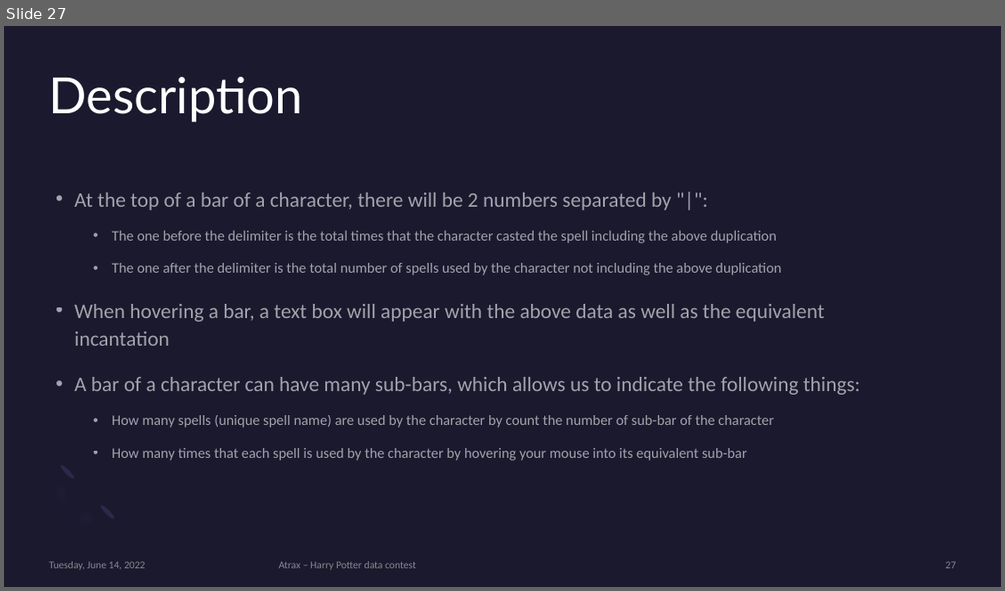
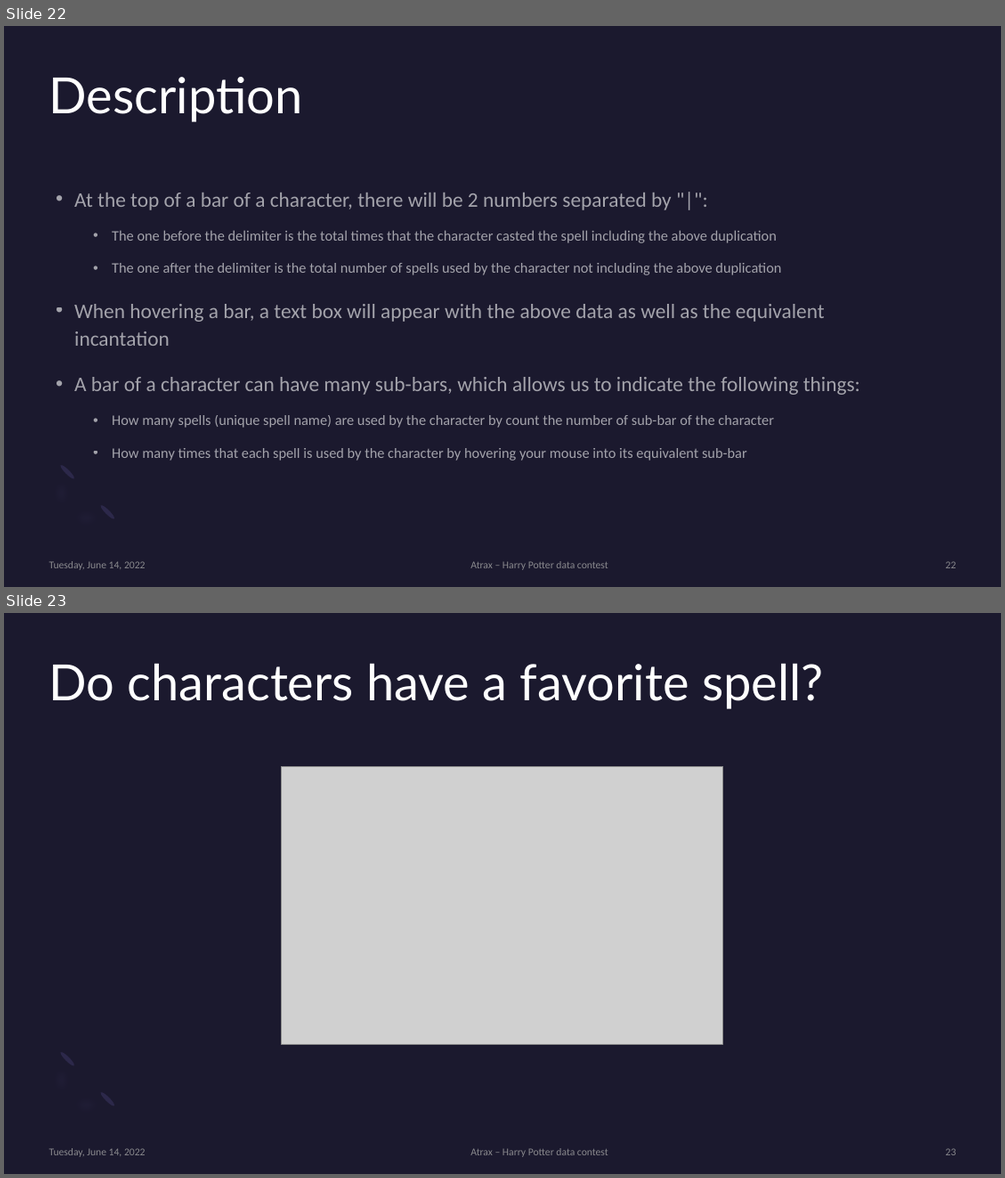
Before and after one commit to nhhphuoc1993/data_contest_harry_portter, a slide deck: The analysis of Harry Potter dataset.pptx. Shown one above the other, each under a label of ours: slide 27 before the commit, slides 22 and 23 after it. The pictures are 1005x591 and 1005x1178 pixels, drawn with LibreOffice and Linux fonts; fonts in the diff are those of the drawing; grey boxes stand for pictures. Boxes give left, top, right and bottom in pixels: in the first picture for what was removed or moved away, otherwise in the second. Text is boxed around its words. In the diff, an @@ line names an element or a change of style, - is before the commit and + after.

```diff
--- a/The analysis of Harry Potter dataset.pptx
+++ b/The analysis of Harry Potter dataset.pptx
@@ slide 23 added at [4,613,1001,1174], background #1B192E; not listed: 3 template elements that a slide beside it also shows @@
@@ title added at [49,663,824,709], 48 pt, text #FFFFFF @@
+Do characters have a favorite spell?
@@ picture added at [282,766,723,1044] @@
@@ text added at [49,1148,146,1157], 10 pt, text #A6A6A6 at 80% opacity @@
+Tuesday, June 14, 2022
@@ text added at [470,1148,608,1157], 10 pt, text #A6A6A6 at 80% opacity @@
+Atrax – Harry Potter data contest
@@ page number added at [946,1148,956,1155], 10 pt, text #A6A6A6 at 80% opacity @@
+23
@@ what was slide 27 is now slide 22 @@
@@ slide 22 changed as well @@
@@ text "Atrax – Harry Potter data ..." at [470,561,608,570]: alignment left to centre @@
```
Also in this commit, not shown: 24 other slides changed, 5 slides removed, 3 other files.
